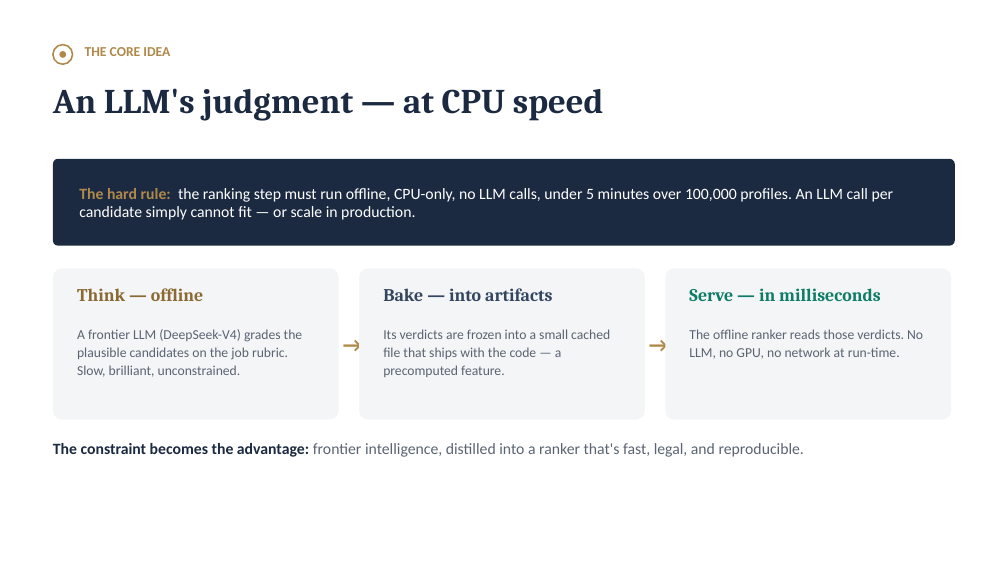
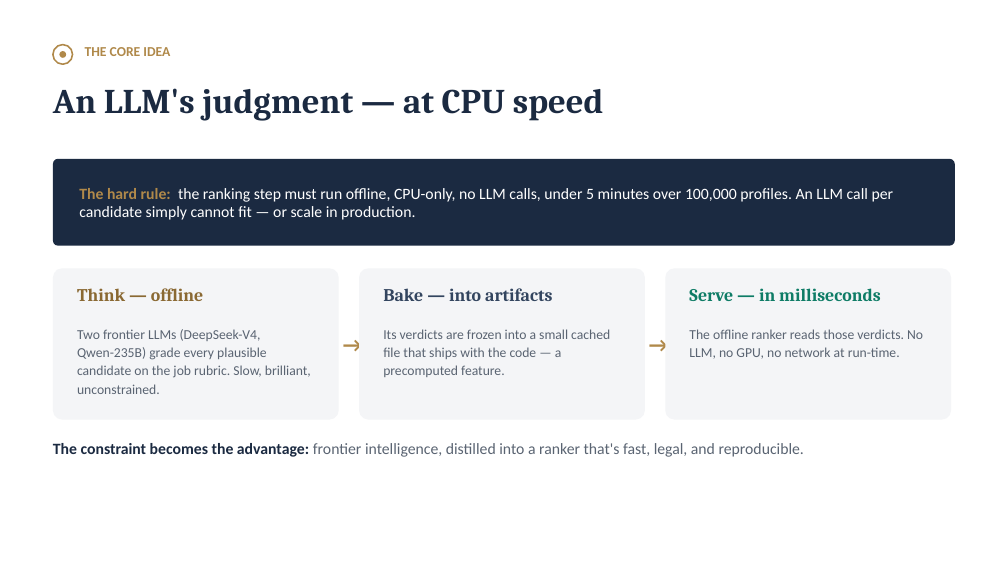
Before and after one commit to TheClazer/parakh, a slide deck: slide 6 of deck/parakh_deck.pptx. Drawn at 1008x567 pixels with LibreOffice and Linux fonts; fonts in the diff are those of the drawing. Boxes give left, top, right and bottom in pixels: in the first picture for what was removed or moved away, otherwise in the second. Text is boxed around its words. In the diff, an @@ line names an element or a change of style, - is before the commit and + after.

Commit message:
v2 final: dual-teacher + sweep + GLM third judge, verified reasons
- Both teachers now cover 5,500 candidates (3,000 rule shortlist + 2,500
  recall-rescue sweep); sweep rescued 9 tier-4 gems the rules under-ranked
- GLM-5.2 third judge on the top-100 (Kimi emits empty output on Nebius);
  top-10 is unanimous tier-5 across three model families
- active_before_signup check removed: fires on 7,496 profiles = generator
  noise, not a trap signature (precision over recall for honeypot flags)
- reasons_final.jsonl: rank-toned, fact-verified reasoning for the final 100
- orjson fast-path; selftest wall ~190-265s / 0.21GB, inside spec limits
- gitignore: whitelist all artifacts needed for Stage-3 reproduction

```diff
--- a/deck/parakh_deck.pptx
+++ b/deck/parakh_deck.pptx
@@ text at (77, 329, 311, 394): text changed @@
-A frontier LLM (DeepSeek-V4) grades the plausible candidates on the job rubric. Slow, brilliant, unconstrained.
+Two frontier LLMs (DeepSeek-V4, Qwen-235B) grade every plausible candidate on the job rubric. Slow, brilliant, unconstrained.
```
Also in this commit, not shown: 4 other slides changed, 14 other files.
